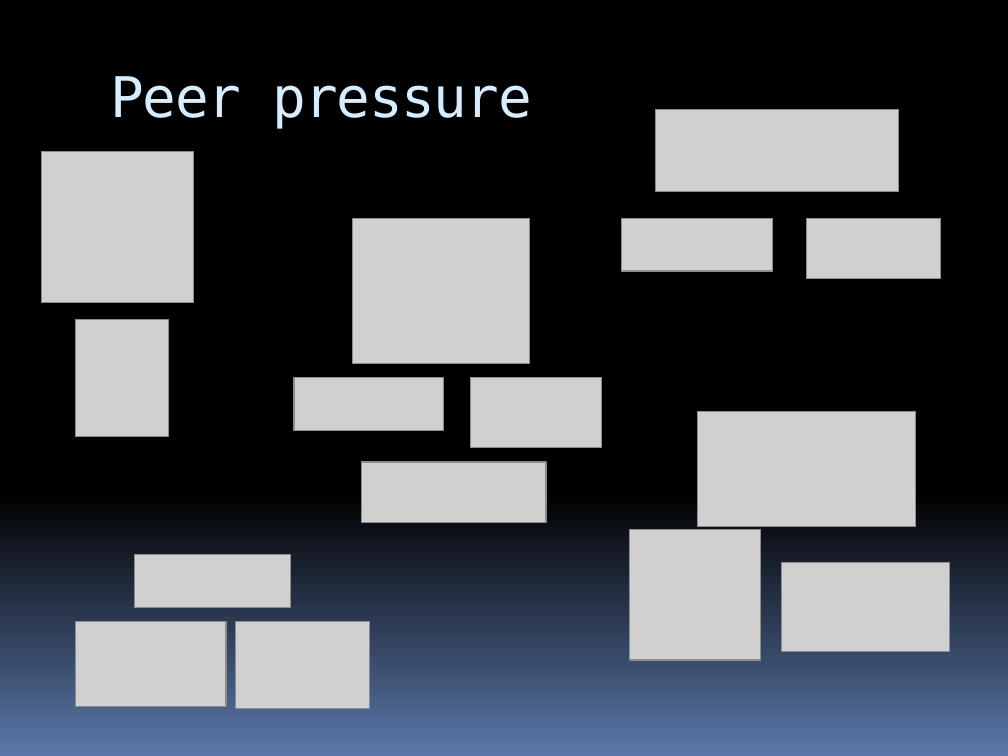
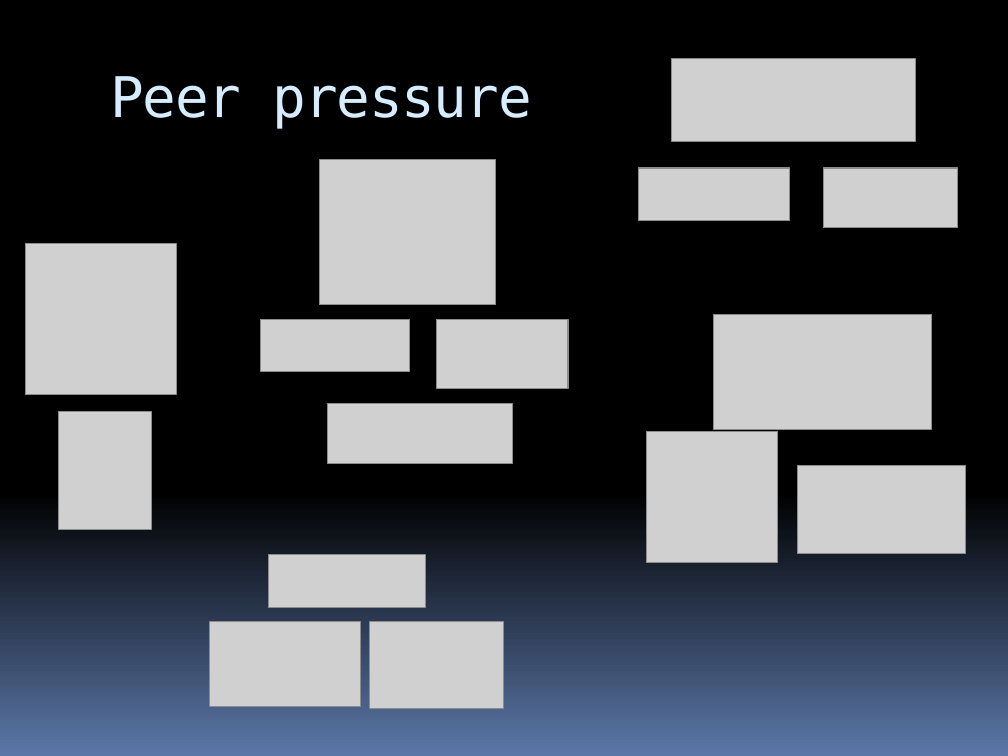
Before and after one commit to stevenharman/codeincubator, a slide deck: slide 5 of Samples/Getting-Started-With-MVC/Getting Started with MVC.pptx (slide 8 before the commit). Drawn at 1008x756 pixels with LibreOffice and Linux fonts; fonts in the diff are those of the drawing; grey boxes stand for pictures; background and template pictures are left out. Boxes give left, top, right and bottom in pixels: in the first picture for what was removed or moved away, otherwise in the second. Text is boxed around its words. In the diff, an @@ line names an element or a change of style, - is before the commit and + after.

```diff
--- a/Samples/Getting-Started-With-MVC/Getting Started with MVC.pptx
+++ b/Samples/Getting-Started-With-MVC/Getting Started with MVC.pptx
@@ picture: place and size @@
-picture at <box>655,109,899,192</box>
+picture at <box>672,58,916,141</box>
@@ 4 pictures: place and size @@
-4 pictures at <box>294,219,602,522</box>
+4 pictures at <box>260,159,568,464</box>
@@ picture: place and size @@
-picture at <box>622,219,773,271</box>
+picture at <box>638,168,789,221</box>
@@ picture: place and size @@
-picture at <box>806,219,940,278</box>
+picture at <box>824,168,958,228</box>
@@ picture: place and size @@
-picture at <box>42,151,194,302</box>
+picture at <box>25,244,176,395</box>
@@ picture: place and size @@
-picture at <box>698,411,916,526</box>
+picture at <box>714,314,932,429</box>
@@ picture: place and size @@
-picture at <box>76,320,168,437</box>
+picture at <box>58,411,151,529</box>
@@ picture: place and size @@
-picture at <box>630,529,761,660</box>
+picture at <box>646,431,777,562</box>
@@ picture: place and size @@
-picture at <box>781,562,950,651</box>
+picture at <box>797,466,966,554</box>
@@ 3 pictures: place and size @@
-3 pictures at <box>76,554,369,709</box>
+3 pictures at <box>210,554,504,709</box>
```
Also in this commit, not shown: 17 other slides changed, 3 slides removed, 15 other files.
